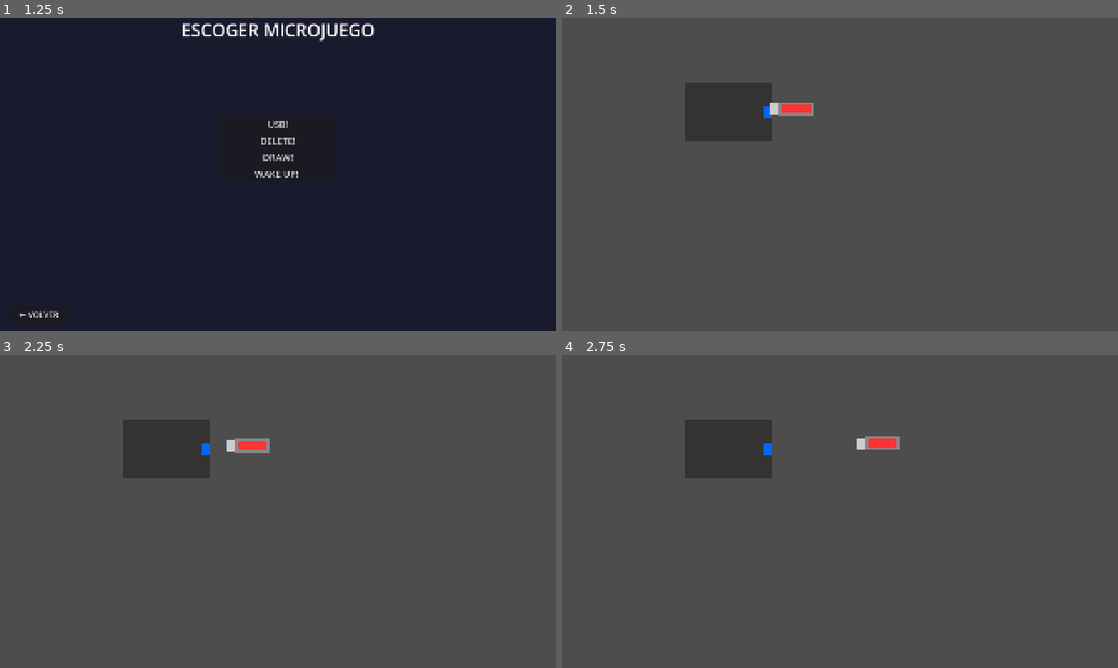
Above: before the commit, frames 1-4 (two rows, left to right).
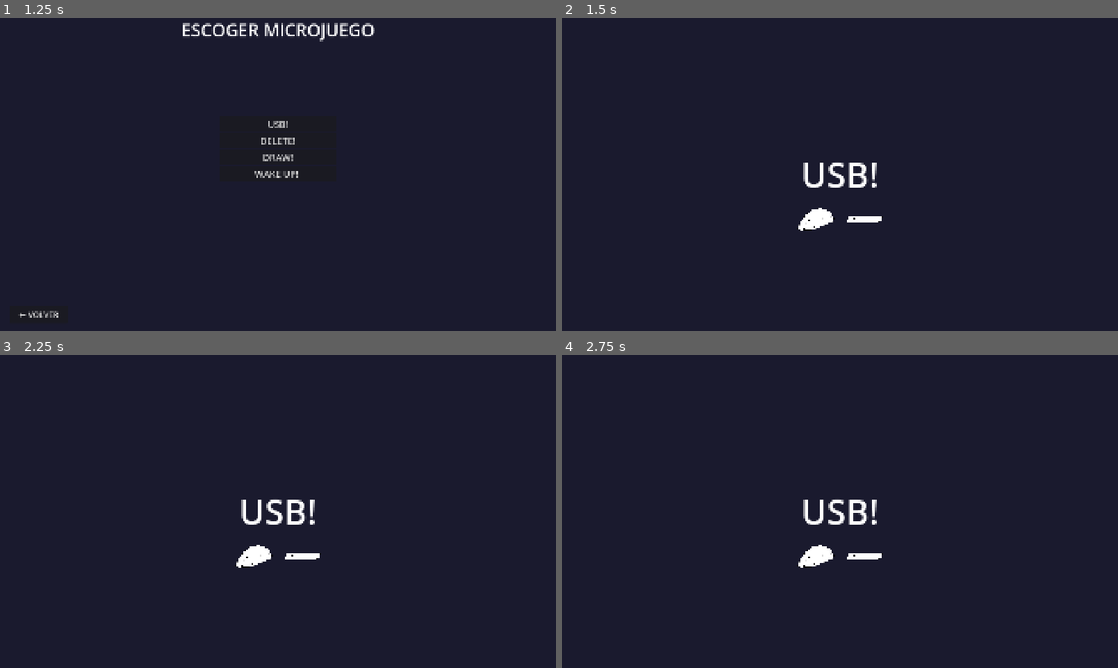
Above: after the commit, the same moments.

Repository: Vigoreum/prototype
Game: Godot game, scene res://menus/main_menu.tscn
Two runs of this game, one before a commit and one after it. Both use one fixed random seed, a clock stepped at 60 frames per second and the inputs below.
Inputs (mouse positions are in pixels of both pictures, inside the frame that each line leads up to):
- Up to frame 1 (1.25 s): click "ESCOGER MICROJUEGO" at 0.5 s
- Up to frame 2 (1.5 s): click "USB!" at 1.25 s
- Up to frame 3 (2.25 s): tap Enter at 2 s; drag from (233, 445) to (333, 442) at 2.02 s
- Up to frame 4 (2.75 s): no input

Frame 1 is identical in both runs. In frame 2, 100% of the frame differs, in the area x 0-100%, y 0-100%; in frame 3, 100%; in frame 4, 100%.

Commit message:
data-driven microgame system with intro screen
- Add MicrogameData and ControlData Resources for data-driven microgame configuration
- Each microgame has its own .tres Resource with title, scene, duration, and controls
- Reusable control Resources (mouse, space_bar) shared across microgames
- New MicrogameIntro scene shown before each microgame
- Intro displays microgame title and control icons for 1.5 seconds
- GameManager refactored to use Resources instead of hardcoded scene paths
- Each microgame reads its own duration from its Resource
- Microgames remain testable in isolation (F6) with fallback duration
- Microgame selector updated to use Resource paths

Diff:
--- a/autoloads/game_manager.gd
+++ /dev/null
@@ -1,62 +0,0 @@
-extends Node
-
-# Lista de microjuegos disponibles
-const MICROGAME_SCENES: Array[String] = [
-	"res://microgames/usb/usb.tscn",
-	"res://microgames/delete/delete.tscn",
-	"res://microgames/draw/draw.tscn",
-	"res://microgames/wake_up/wake_up_microgame.tscn"
-
-]
-
-const MAIN_MENU_SCENE: String = "res://menus/main_menu.tscn"
-
-# Duración de cada microjuego en segundos
-const MICROGAME_DURATION: float = 5.0
-
-# Estado del modo PLAY
-var play_queue: Array[String] = []
-var is_in_play_mode: bool = false
-
-
-# Llamada desde el menú principal cuando se pulsa PLAY
-func start_play_mode() -> void:
-	is_in_play_mode = true
-	play_queue = MICROGAME_SCENES.duplicate()
-	play_queue.shuffle()
-	_load_next_microgame()
-
-
-# Llamada desde el menú selector cuando se elige un microjuego específico
-func play_single_microgame(scene_path: String) -> void:
-	is_in_play_mode = false
-	get_tree().change_scene_to_file(scene_path)
-
-
-# Llamada por cada microjuego cuando termina (timer agotado o jugador gana)
-func microgame_finished() -> void:
-	if is_in_play_mode and not play_queue.is_empty():
-		_load_next_microgame()
-	else:
-		return_to_main_menu()
-
-
-# Llamada cuando se vuelve al menú manualmente (ESC)
-func return_to_main_menu() -> void:
-	is_in_play_mode = false
-	play_queue.clear()
-	get_tree().change_scene_to_file(MAIN_MENU_SCENE)
-
-
-# Devuelve la duración configurada para los microjuegos
-func get_microgame_duration() -> float:
-	return MICROGAME_DURATION
-
-
-func _load_next_microgame() -> void:
-	if play_queue.is_empty():
-		return_to_main_menu()
-		return
-
-	var next_scene: String = play_queue.pop_front()
-	get_tree().change_scene_to_file(next_scene)
--- /dev/null
+++ b/core/control_data.gd
@@ -0,0 +1,8 @@
+class_name ControlData
+extends Resource
+
+# Icono del control (mouse.png, space_bar.png, etc.)
+@export var icon: Texture2D
+
+# Nombre del control (para debug o futura UI)
+@export var control_name: String = ""
--- /dev/null
+++ b/core/controls/mouse.tres
@@ -0,0 +1,10 @@
+[gd_resource type="Resource" script_class="ControlData" format=3 uid="uid://bdtfsesyrs08t"]
+
+[ext_resource type="Script" uid="uid://dxkw05awcinlf" path="res://core/control_data.gd" id="1_28q3i"]
+[ext_resource type="Texture2D" uid="uid://rcsjsmu042ih" path="res://assets/sprites/icons/mouse.png" id="1_irg8n"]
+
+[resource]
+script = ExtResource("1_28q3i")
+icon = ExtResource("1_irg8n")
+control_name = "Mouse"
+metadata/_custom_type_script = "uid://dxkw05awcinlf"
--- /dev/null
+++ b/core/controls/space_bar.tres
@@ -0,0 +1,10 @@
+[gd_resource type="Resource" script_class="ControlData" format=3 uid="uid://p4ksiavihlt2"]
+
+[ext_resource type="Script" uid="uid://dxkw05awcinlf" path="res://core/control_data.gd" id="1_6oivl"]
+[ext_resource type="Texture2D" uid="uid://ctpcmdvap5ff0" path="res://assets/sprites/icons/space_bar.png" id="1_sujkj"]
+
+[resource]
+script = ExtResource("1_6oivl")
+icon = ExtResource("1_sujkj")
+control_name = "Space Bar"
+metadata/_custom_type_script = "uid://dxkw05awcinlf"
--- /dev/null
+++ b/core/game_manager.gd
@@ -0,0 +1,114 @@
+extends Node
+
+# Lista de paths a los Resources de microjuegos.
+# Cada uno apunta a un .tres que contiene los datos del microjuego.
+const MICROGAME_DATA_PATHS: Array[String] = [
+	"res://microgames/usb/usb_data.tres",
+	"res://microgames/delete/delete_data.tres",
+	"res://microgames/draw/draw_data.tres",
+	"res://microgames/wake_up/wake_up_data.tres"
+]
+
+const MAIN_MENU_SCENE: String = "res://menus/main_menu.tscn"
+const MICROGAME_INTRO_SCENE: String = "res://menus/microgame_intro.tscn"
+
+# Estado del modo PLAY
+var play_queue: Array[MicrogameData] = []
+var is_in_play_mode: bool = false
+
+# Sistema de "buzón" para pasar datos entre escenas
+# La escena de intro lee estos datos en su _ready()
+var pending_intro_data: MicrogameData = null
+
+# Microjuego que se va a cargar después de la intro
+var pending_microgame_data: MicrogameData = null
+
+# Resource del microjuego que se está jugando actualmente
+var current_microgame_data: MicrogameData = null
+
+# ===== Modo PLAY (secuencia aleatoria) =====
+
+func start_play_mode() -> void:
+	is_in_play_mode = true
+	play_queue = _load_all_microgame_data()
+	play_queue.shuffle()
+	_load_next_microgame()
+
+
+# ===== Modo "Escoger Microjuego" (uno solo) =====
+
+func play_single_microgame(data_path: String) -> void:
+	is_in_play_mode = false
+	var data: MicrogameData = load(data_path)
+	if data == null:
+		print("⚠️ No se pudo cargar el MicrogameData en: ", data_path)
+		return_to_main_menu()
+		return
+	_start_microgame_with_intro(data)
+
+
+# ===== Cuando termina un microjuego =====
+
+func microgame_finished() -> void:
+	if is_in_play_mode and not play_queue.is_empty():
+		_load_next_microgame()
+	else:
+		return_to_main_menu()
+
+
+# ===== Volver al menú principal =====
+
+func return_to_main_menu() -> void:
+	is_in_play_mode = false
+	play_queue.clear()
+	pending_intro_data = null
+	pending_microgame_data = null
+	current_microgame_data = null  # limpiar también esto
+	get_tree().change_scene_to_file(MAIN_MENU_SCENE)
+
+func start_pending_microgame() -> void:
+	if pending_microgame_data == null:
+		print("⚠️ start_pending_microgame: no hay datos pendientes")
+		return_to_main_menu()
+		return
+
+	# Guardar el dato del microjuego en curso (para que el microjuego lo lea)
+	current_microgame_data = pending_microgame_data
+
+	var scene: PackedScene = pending_microgame_data.scene
+	pending_microgame_data = null
+	get_tree().change_scene_to_packed(scene)
+
+func get_microgame_duration() -> float:
+	if current_microgame_data != null:
+		return current_microgame_data.duration
+	return 5.0  # fallback por si el microjuego se ejecuta solo con F6
+
+# ===== Funciones internas =====
+
+func _load_next_microgame() -> void:
+	if play_queue.is_empty():
+		return_to_main_menu()
+		return
+
+	var next_data: MicrogameData = play_queue.pop_front()
+	_start_microgame_with_intro(next_data)
+
+
+func _start_microgame_with_intro(data: MicrogameData) -> void:
+	# Llenar los "buzones" antes de cambiar de escena
+	pending_intro_data = data
+	pending_microgame_data = data
+	# Cargar la escena de intro
+	get_tree().change_scene_to_file(MICROGAME_INTRO_SCENE)
+
+
+func _load_all_microgame_data() -> Array[MicrogameData]:
+	var result: Array[MicrogameData] = []
+	for path in MICROGAME_DATA_PATHS:
+		var data: MicrogameData = load(path)
+		if data != null:
+			result.append(data)
+		else:
+			print("⚠️ No se pudo cargar: ", path)
+	return result
--- /dev/null
+++ b/core/microgame_data.gd
@@ -0,0 +1,14 @@
+class_name MicrogameData
+extends Resource
+
+# Título que se muestra en la pantalla de intro
+@export var title: String = ""
+
+# Escena del microjuego que se carga después de la intro
+@export var scene: PackedScene
+
+# Duración del microjuego en segundos (timer)
+@export var duration: float = 5.0
+
+# Lista de controles que usa este microjuego
+@export var controls: Array[ControlData] = []
--- /dev/null
+++ b/menus/microgame_intro.gd
@@ -0,0 +1,51 @@
+extends Control
+
+@onready var title_label: Label = $Title
+@onready var controls_container: HBoxContainer = $ControlsContainer
+
+# Duración total que se muestra la pantalla de intro
+const INTRO_DURATION: float = 1.5
+
+# Tamaño con el que se muestran los iconos
+const ICON_SIZE: Vector2 = Vector2(128, 128)
+
+# Datos del microjuego que se va a presentar
+var microgame_data: MicrogameData = null
+
+
+func _ready() -> void:
+	# TEST: hardcodear datos para verificar visualmente
+	title_label.text = "¡USB!"
+	# Si el GameManager nos pasó datos, los usamos
+	if GameManager.pending_intro_data != null:
+		microgame_data = GameManager.pending_intro_data
+		GameManager.pending_intro_data = null  # limpiar después de usar
+		_apply_data()
+	else:
+		# Caso edge: nadie nos pasó datos. Volver al menú.
+		print("⚠️ MicrogameIntro: no hay datos de microjuego, volviendo al menú")
+		GameManager.return_to_main_menu()
+		return
+
+	# Esperar la duración configurada y después continuar
+	await get_tree().create_timer(INTRO_DURATION).timeout
+	_on_intro_finished()
+
+
+func _apply_data() -> void:
+	# Aplicar el título
+	title_label.text = microgame_data.title
+
+	# Aplicar los iconos de controles
+	for control_data in microgame_data.controls:
+		var icon: TextureRect = TextureRect.new()
+		icon.texture = control_data.icon
+		icon.custom_minimum_size = ICON_SIZE
+		icon.expand_mode = TextureRect.EXPAND_IGNORE_SIZE
+		icon.stretch_mode = TextureRect.STRETCH_KEEP_ASPECT_CENTERED
+		controls_container.add_child(icon)
+
+
+func _on_intro_finished() -> void:
+	# Avisar al GameManager que la intro terminó, ahora carga el microjuego real
+	GameManager.start_pending_microgame()
--- /dev/null
+++ b/menus/microgame_intro.tscn
@@ -0,0 +1,57 @@
+[gd_scene format=3 uid="uid://e30ymgcu07vv"]
+
+[ext_resource type="Script" uid="uid://cv3msp1levu6m" path="res://menus/microgame_intro.gd" id="1_aq367"]
+
+[node name="MicrogameIntro" type="Control" unique_id=1362837777]
+layout_mode = 3
+anchors_preset = 15
+anchor_right = 1.0
+anchor_bottom = 1.0
+grow_horizontal = 2
+grow_vertical = 2
+script = ExtResource("1_aq367")
+
+[node name="Background" type="ColorRect" parent="." unique_id=1836507605]
+layout_mode = 1
+anchors_preset = 15
+anchor_right = 1.0
+anchor_bottom = 1.0
+grow_horizontal = 2
+grow_vertical = 2
+mouse_filter = 2
+color = Color(0.101960786, 0.101960786, 0.18039216, 1)
+
+[node name="Title" type="Label" parent="." unique_id=1621998979]
+layout_mode = 1
+anchors_preset = 8
+anchor_left = 0.5
+anchor_top = 0.5
+anchor_right = 0.5
+anchor_bottom = 0.5
+offset_left = -400.0
+offset_top = -300.0
+offset_right = 400.0
+offset_bottom = 300.0
+grow_horizontal = 2
+grow_vertical = 2
+theme_override_font_sizes/font_size = 120
+text = "MICROGAME!"
+horizontal_alignment = 1
+vertical_alignment = 1
+
+[node name="ControlsContainer" type="HBoxContainer" parent="." unique_id=1841618177]
+layout_mode = 1
+anchors_preset = 8
+anchor_left = 0.5
+anchor_top = 0.5
+anchor_right = 0.5
+anchor_bottom = 0.5
+offset_left = -200.0
+offset_top = 80.0
+offset_right = 200.0
+offset_bottom = 230.0
+grow_horizontal = 2
+grow_vertical = 2
+mouse_filter = 2
+theme_override_constants/separation = 40
+alignment = 1
--- a/menus/microgame_select.gd
+++ b/menus/microgame_select.gd
@@ -7,20 +7,28 @@
 @onready var back_button: Button = $BackButton
 
 
+func _ready() -> void:
+	usb_button.pressed.connect(_on_usb_pressed)
+	delete_button.pressed.connect(_on_delete_pressed)
+	draw_button.pressed.connect(_on_draw_pressed)
+	wake_up_button.pressed.connect(_on_wake_up_pressed)
+	back_button.pressed.connect(_on_back_pressed)
+
+
 func _on_usb_pressed() -> void:
-	GameManager.play_single_microgame("res://microgames/usb/usb.tscn")
+	GameManager.play_single_microgame("res://microgames/usb/usb_data.tres")
 
 
 func _on_delete_pressed() -> void:
-	GameManager.play_single_microgame("res://microgames/delete/delete.tscn")
+	GameManager.play_single_microgame("res://microgames/delete/delete_data.tres")
 
 
 func _on_draw_pressed() -> void:
-	GameManager.play_single_microgame("res://microgames/draw/draw.tscn")
+	GameManager.play_single_microgame("res://microgames/draw/draw_data.tres")
 
 
 func _on_wake_up_pressed() -> void:
-	GameManager.play_single_microgame("res://microgames/wake_up/wake_up_microgame.tscn")
+	GameManager.play_single_microgame("res://microgames/wake_up/wake_up_data.tres")
 
 
 func _on_back_pressed() -> void:
--- /dev/null
+++ b/microgames/delete/delete_data.tres
@@ -0,0 +1,13 @@
+[gd_resource type="Resource" script_class="MicrogameData" format=3 uid="uid://c4ae0cxl72qrb"]
+
+[ext_resource type="Script" uid="uid://dxkw05awcinlf" path="res://core/control_data.gd" id="1_q5qug"]
+[ext_resource type="Script" uid="uid://b6kx6kf7cjb5o" path="res://core/microgame_data.gd" id="2_d3wgn"]
+[ext_resource type="Resource" uid="uid://bdtfsesyrs08t" path="res://core/controls/mouse.tres" id="2_lc2qa"]
+[ext_resource type="PackedScene" uid="uid://dpjwri8jtjb0f" path="res://microgames/delete/delete.tscn" id="3_sr7db"]
+
+[resource]
+script = ExtResource("2_d3wgn")
+title = "DELETE!"
+scene = ExtResource("3_sr7db")
+controls = Array[ExtResource("1_q5qug")]([ExtResource("2_lc2qa")])
+metadata/_custom_type_script = "uid://b6kx6kf7cjb5o"
--- /dev/null
+++ b/microgames/draw/draw_data.tres
@@ -0,0 +1,13 @@
+[gd_resource type="Resource" script_class="MicrogameData" format=3 uid="uid://iou2io1r7lqh"]
+
+[ext_resource type="Script" uid="uid://dxkw05awcinlf" path="res://core/control_data.gd" id="1_r4ysk"]
+[ext_resource type="Script" uid="uid://b6kx6kf7cjb5o" path="res://core/microgame_data.gd" id="2_dewpg"]
+[ext_resource type="Resource" uid="uid://bdtfsesyrs08t" path="res://core/controls/mouse.tres" id="2_xst6l"]
+[ext_resource type="PackedScene" uid="uid://tg7py78qt4m3" path="res://microgames/draw/draw.tscn" id="3_3jlkv"]
+
+[resource]
+script = ExtResource("2_dewpg")
+title = "DRAW!"
+scene = ExtResource("3_3jlkv")
+controls = Array[ExtResource("1_r4ysk")]([ExtResource("2_xst6l")])
+metadata/_custom_type_script = "uid://b6kx6kf7cjb5o"
--- /dev/null
+++ b/microgames/usb/usb_data.tres
@@ -0,0 +1,14 @@
+[gd_resource type="Resource" script_class="MicrogameData" format=3 uid="uid://comkv5h4x65cd"]
+
+[ext_resource type="Script" uid="uid://dxkw05awcinlf" path="res://core/control_data.gd" id="1_kcq4w"]
+[ext_resource type="Script" uid="uid://b6kx6kf7cjb5o" path="res://core/microgame_data.gd" id="2_gne2o"]
+[ext_resource type="Resource" uid="uid://bdtfsesyrs08t" path="res://core/controls/mouse.tres" id="2_nwb0o"]
+[ext_resource type="Resource" uid="uid://p4ksiavihlt2" path="res://core/controls/space_bar.tres" id="3_hxxi8"]
+[ext_resource type="PackedScene" uid="uid://d1eyj7tjyr3ot" path="res://microgames/usb/usb.tscn" id="4_ry2dv"]
+
+[resource]
+script = ExtResource("2_gne2o")
+title = "USB!"
+scene = ExtResource("4_ry2dv")
+controls = Array[ExtResource("1_kcq4w")]([ExtResource("2_nwb0o"), ExtResource("3_hxxi8")])
+metadata/_custom_type_script = "uid://b6kx6kf7cjb5o"
--- /dev/null
+++ b/microgames/wake_up/wake_up_data.tres
@@ -0,0 +1,13 @@
+[gd_resource type="Resource" script_class="MicrogameData" format=3 uid="uid://rasnphjtx4q"]
+
+[ext_resource type="Script" uid="uid://dxkw05awcinlf" path="res://core/control_data.gd" id="1_intuu"]
+[ext_resource type="Resource" uid="uid://p4ksiavihlt2" path="res://core/controls/space_bar.tres" id="2_3ikak"]
+[ext_resource type="Script" uid="uid://b6kx6kf7cjb5o" path="res://core/microgame_data.gd" id="2_bjcx0"]
+[ext_resource type="PackedScene" uid="uid://covquqyknstlo" path="res://microgames/wake_up/wake_up_microgame.tscn" id="3_sejm2"]
+
+[resource]
+script = ExtResource("2_bjcx0")
+title = "WAKE UP!"
+scene = ExtResource("3_sejm2")
+controls = Array[ExtResource("1_intuu")]([ExtResource("2_3ikak")])
+metadata/_custom_type_script = "uid://b6kx6kf7cjb5o"
Binary file added: assets/sprites/icons/mouse.png
Not shown, added: assets/sprites/icons/mouse.png.import
Binary file added: assets/sprites/icons/space_bar.png
Not shown, added: assets/sprites/icons/space_bar.png.import
Not shown, added: core/control_data.gd.uid
Renamed: autoloads/game_manager.gd.uid -> core/game_manager.gd.uid
Not shown, added: core/microgame_data.gd.uid
Not shown, added: menus/microgame_intro.gd.uid
